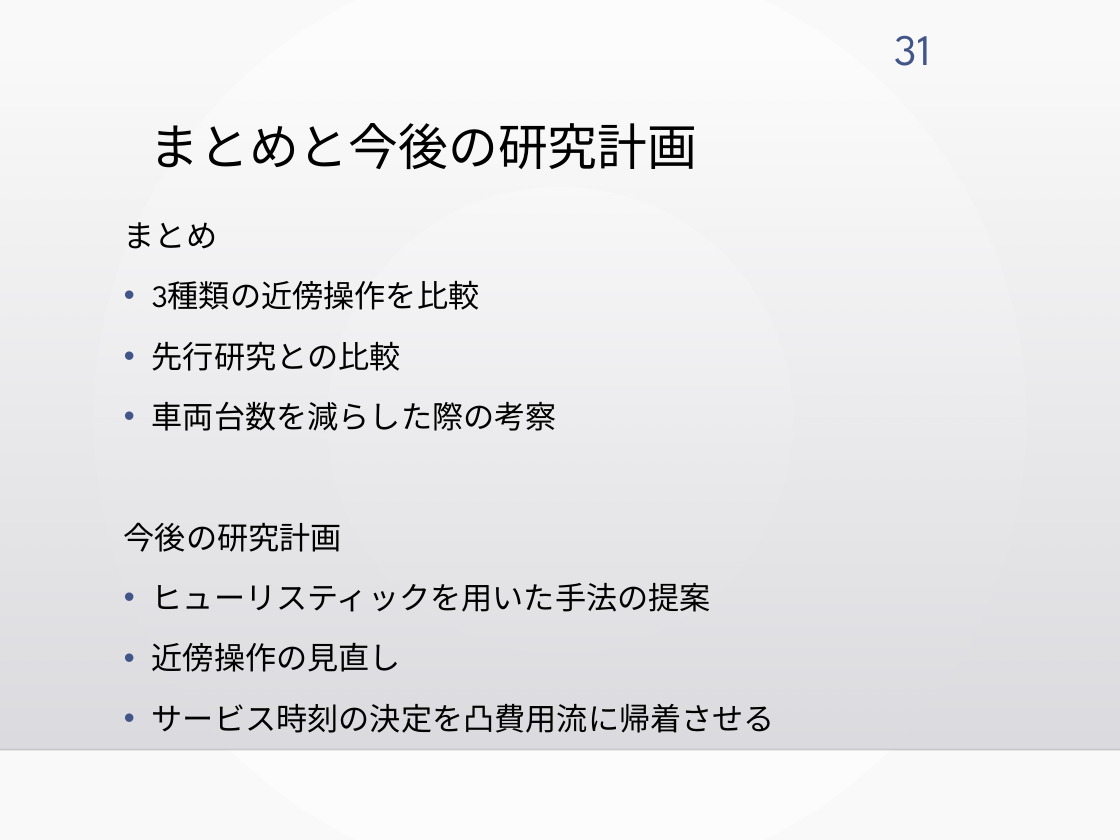
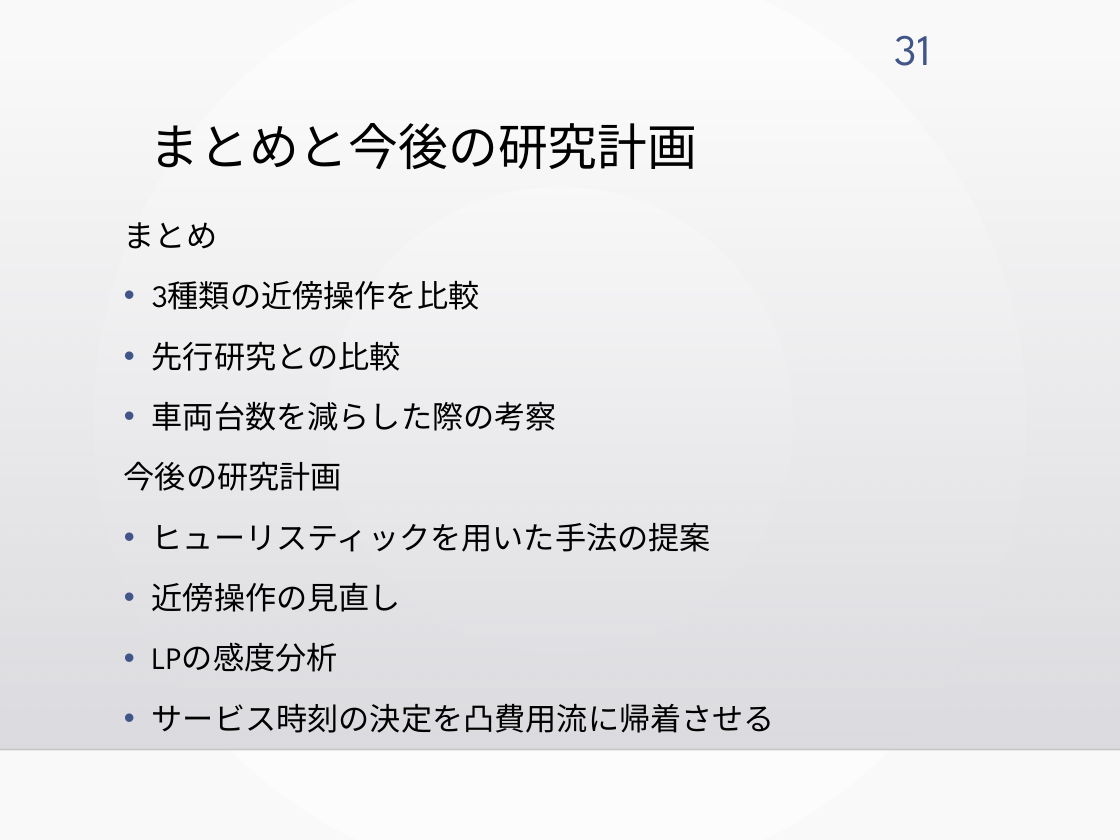
Before and after one commit to kotaro400/DARP, a slide deck: slide 31 of 中間発表_M1.pptx. Drawn at 1120x840 pixels with LibreOffice and Linux fonts; fonts in the diff are those of the drawing; background and template pictures are left out. Boxes give left, top, right and bottom in pixels: in the first picture for what was removed or moved away, otherwise in the second. Text is boxed around its words. In the diff, an @@ line names an element or a change of style, - is before the commit and + after.

Commit message:
パワポ 修正

```diff
--- a/中間発表_M1.pptx
+++ b/中間発表_M1.pptx
@@ text at <box>152,643,338,672</box>: paragraph added @@
+• LPの感度分析
```
